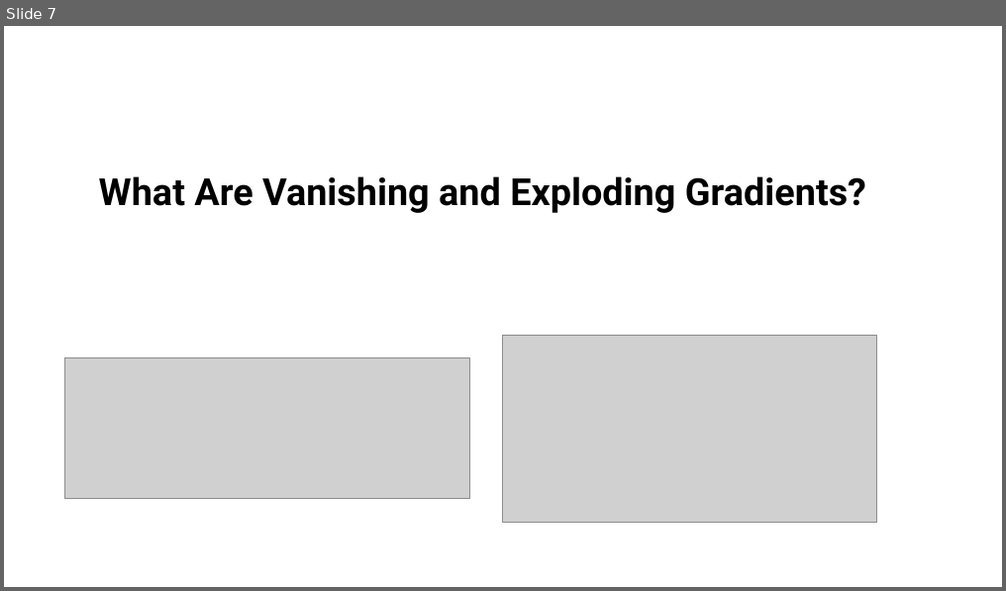
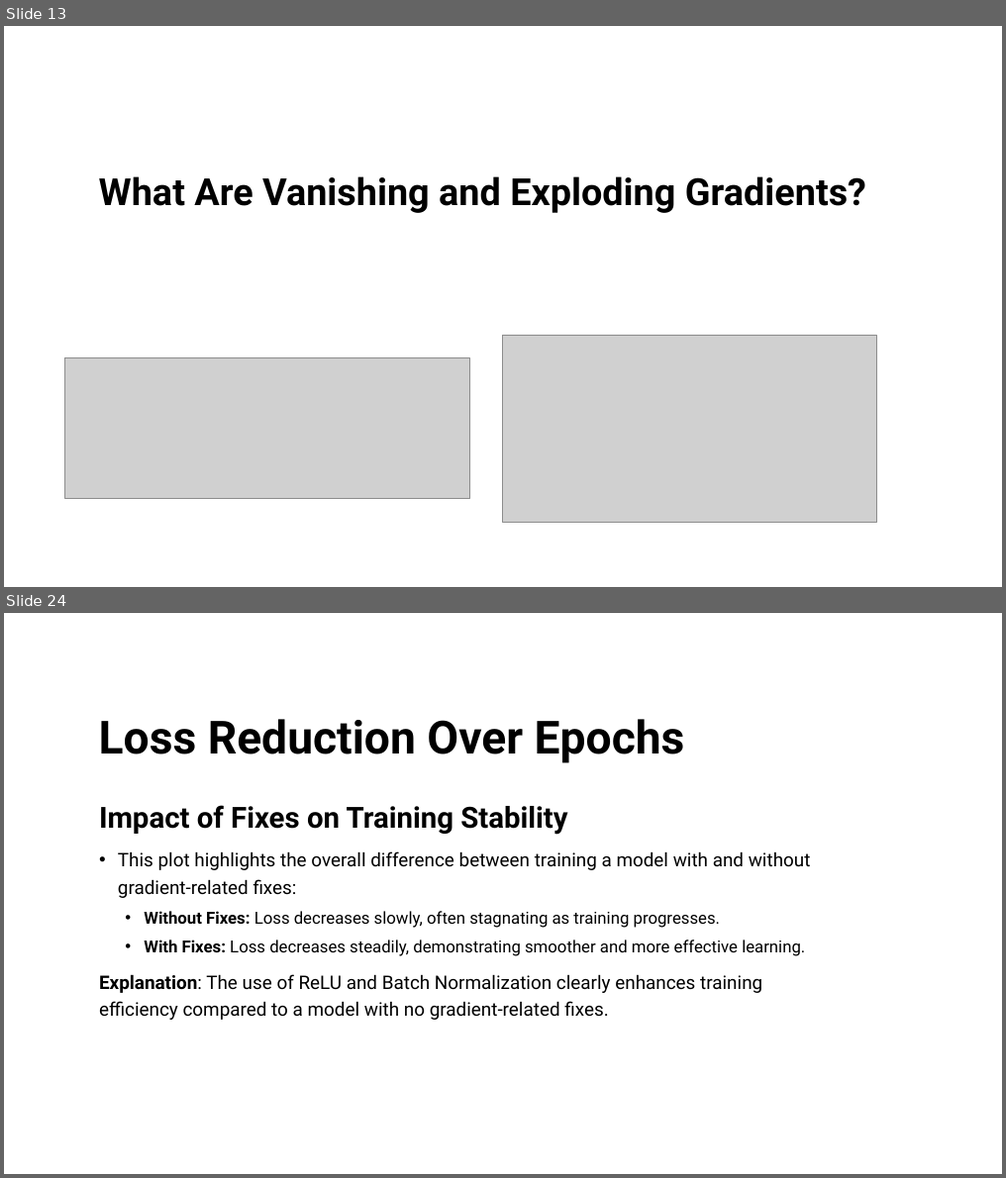
Before and after one commit to nazmul-nil/vanishing_gradients_tutorial_MLNN, a slide deck: tutorial/Vanishing_gradients.pptx. Shown one above the other, each under a label of ours: slide 7 before the commit, slides 13 and 24 after it; the slides between them are not shown. The pictures are 1006x591 and 1006x1178 pixels, drawn with LibreOffice and Linux fonts; fonts in the diff are those of the drawing; grey boxes stand for pictures. Boxes give left, top, right and bottom in pixels: in the first picture for what was removed or moved away, otherwise in the second. Text is boxed around its words. In the diff, an @@ line names an element or a change of style, - is before the commit and + after.

```diff
--- a/tutorial/Vanishing_gradients.pptx
+++ b/tutorial/Vanishing_gradients.pptx
@@ slide 24 added at (4,613,1002,1174), background #FFFFFF @@
@@ title added at (99,719,685,763), 44 pt, text #000000, bold @@
+Loss Reduction Over Epochs
@@ text added at (99,805,811,1020), 18 pt, text #000000 @@
+Impact of Fixes on Training Stability
+• This plot highlights the overall difference between training a model with and without gradient-related fixes:
+  • Without Fixes: Loss decreases slowly, often stagnating as training progresses.
+  • With Fixes: Loss decreases steadily, demonstrating smoother and more effective learning.
+Explanation: The use of ReLU and Batch Normalization clearly enhances training efficiency compared to a model with no gradient-related fixes.
@@ what was slide 7 is now slide 13 @@
```
Also in this commit, not shown: 19 slides changed, 9 other slides added, 3 other files.
